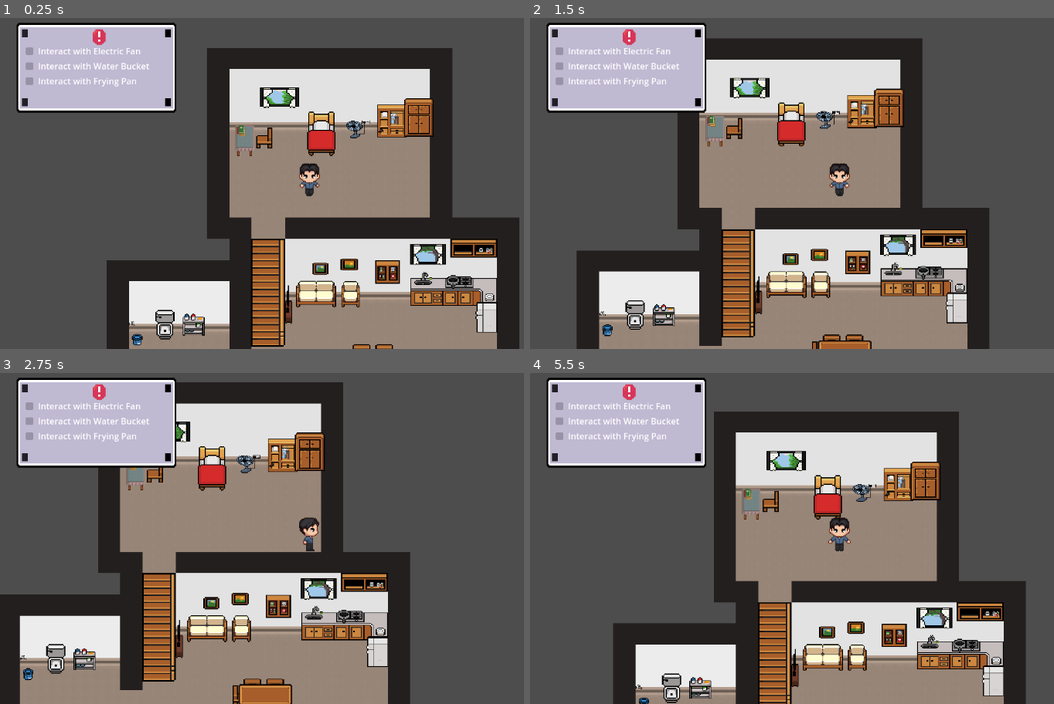
Above: before the commit, frames 1-4 (two rows, left to right).
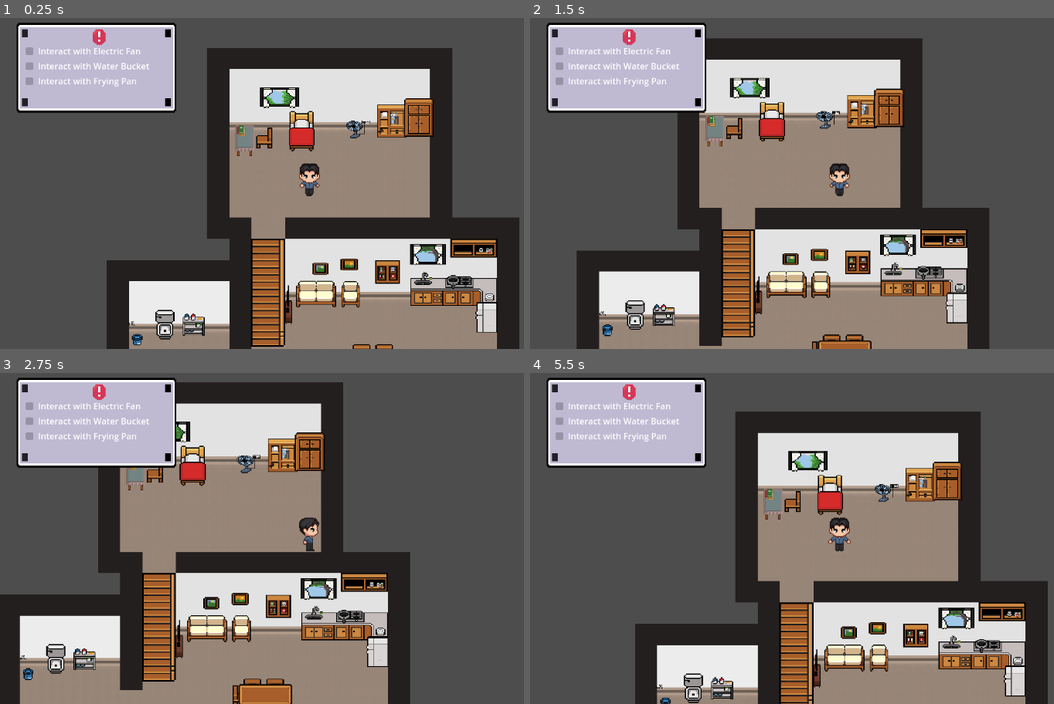
Above: after the commit, the same moments.

Repository: derder811/Disaster_games
Game: Godot game, scene res://GAME_SCENE/first_scenario.tscn
The game is run twice, just before and just after one commit, with the same random seed, the same clock (stepped at 60 frames per second) and the same inputs.
Inputs:
- Up to frame 1 (0.25 s): no input
- Up to frame 2 (1.5 s): tap Enter at 0.5 s; hold D (move_right) 0.53-1.28 s; hold E (interact) 0.53-1.28 s; hold S (move_down) from 1.28 s (still down); tap Space (advance_dialog) at 1.35 s
- Up to frame 3 (2.75 s): tap E (interact) at 1.55 s; release S (move_down) at 2.03 s; hold D (move_right) from 2.03 s (still down); hold E (interact) from 2.03 s (still down)
- Up to frame 4 (5.5 s): release D (move_right) at 2.78 s; release E (interact) at 2.78 s; hold W (move_up) 2.78-3.53 s; tap E (interact) at 2.85, 3.8, 4.35 s; hold Space (advance_dialog) 3.53-4.28 s; hold A (move_left) 3.53-5.03 s; hold S (move_down) from 5.03 s (still down); hold E (interact) from 5.03 s (still down)

The runs differ from the first frame. In frame 1, 1.0% of the frame differs, in the area x 55-65%, y 27-42%; in frame 2, 1.0%; in frame 3, 1.0%; in frame 4, 25%, in the area x 15-99%, y 11-100%.

Commit message:
bed interact

Diff:
--- a/GAME_SCENE/first_scenario.tscn
+++ b/GAME_SCENE/first_scenario.tscn
@@ -15,7 +15,6 @@
 [ext_resource type="PackedScene" uid="uid://cfmugg8jh7hhj" path="res://Scenes/2_chair.tscn" id="17_4ck6m"]
 [ext_resource type="PackedScene" uid="uid://ws6abx78im8f" path="res://Scenes/chair.tscn" id="18_yy4so"]
 [ext_resource type="PackedScene" uid="uid://0mbv1ln2arvy" path="res://Scenes/study_table.tscn" id="19_ghu3s"]
-[ext_resource type="PackedScene" uid="uid://bwmt1oabxccwd" path="res://Scenes/player's_bedroom.tscn" id="20_2t8sg"]
 [ext_resource type="PackedScene" uid="uid://c44aag1m6tyk8" path="res://Scenes/player's_chair.tscn" id="21_e3myo"]
 [ext_resource type="Texture2D" uid="uid://cihjrrah58ihe" path="res://asset/Furnitures/Fan.png" id="22_yq88m"]
 [ext_resource type="Texture2D" uid="uid://b6dxnipmb2tsy" path="res://asset/Furnitures/Socket.png" id="23_g8avo"]
@@ -43,6 +42,7 @@
 [ext_resource type="PackedScene" uid="uid://cj4q0wlj47qeo" path="res://frying_pan.tscn" id="43_ymkvi"]
 [ext_resource type="Texture2D" uid="uid://dpu5w3keqq86m" path="res://asset/Furnitures/Medicine 1.png" id="44_6jkof"]
 [ext_resource type="Texture2D" uid="uid://bdw5rsek1l7v6" path="res://asset/Furnitures/Medicine 2.png" id="45_jn4y4"]
+[ext_resource type="PackedScene" uid="uid://ejjuixy6nsot" path="res://asset/Furnitures/bed.tscn" id="46_1fdyj"]
 [ext_resource type="PackedScene" uid="uid://syisfjs6gwbf" path="res://e_fan.tscn" id="46_nj8df"]
 [ext_resource type="PackedScene" uid="uid://d356xsoo8fmtv" path="res://Scenes/player.tscn" id="46_rfgjq"]
 [ext_resource type="PackedScene" uid="uid://ba5u1mr1tujdf" path="res://quest.tscn" id="47_quest"]
@@ -2270,9 +2270,6 @@
 [node name="StudyTable" parent="." instance=ExtResource("19_ghu3s")]
 position = Vector2(-10, -180)
 
-[node name="Player\'sBedroom" parent="." instance=ExtResource("20_2t8sg")]
-position = Vector2(100, -190)
-
 [node name="Player\'sChair" parent="." instance=ExtResource("21_e3myo")]
 position = Vector2(18, -184)
 
@@ -2419,3 +2416,6 @@
 remote_path = NodePath("../../../Camera2D")
 
 [node name="Quest" parent="." instance=ExtResource("47_quest")]
+
+[node name="BED" parent="." instance=ExtResource("46_1fdyj")]
+position = Vector2(68.9065, -194.161)
--- a/Scenes/player's_bedroom.tscn
+++ b/Scenes/player's_bedroom.tscn
@@ -13,5 +13,4 @@
 
 [node name="CollisionShape2D" type="CollisionShape2D" parent="StaticBody2D"]
 position = Vector2(-1.5212e-05, -7.50081e-05)
-scale = Vector2(1, 1)
 shape = SubResource("RectangleShape2D_vqg0q")
--- a/Scenes/player.tscn
+++ b/Scenes/player.tscn
@@ -146,7 +146,7 @@
 transitions = ["Start", "walk", SubResource("AnimationNodeStateMachineTransition_cvnsp")]
 
 [sub_resource type="CircleShape2D" id="CircleShape2D_vgqql"]
-radius = 68.469
+radius = 48.2597
 
 [node name="Player" type="CharacterBody2D"]
 collision_layer = 2
--- /dev/null
+++ b/asset/Furnitures/bed.gd
@@ -0,0 +1,34 @@
+extends StaticBody2D
+
+@onready var interaction_area = $InteractionArea
+@onready var sprite = $Sprite2D
+
+const lines: Array[String] = [
+	"This is a comfortable bed - essential for rest!",
+	"In an emergency, you can use it to:",
+	"• Get proper rest to maintain energy",
+	"• Stay warm with blankets and pillows",
+	"• Create a safe sleeping area",
+	"• Use bedding for makeshift shelter",
+
+]
+
+func _ready():
+	interaction_area.interact = Callable(self, "_on_interact")
+	interaction_area.action_name = "examine"
+
+func _on_interact():
+	# Safety check for overlapping bodies
+	var overlapping_bodies = interaction_area.get_overlapping_bodies()
+	if overlapping_bodies.size() > 0:
+		sprite.flip_h = overlapping_bodies[0].global_position.x < global_position.x
+
+		# Use the new DialogManager autoload and await completion
+		var dialog_position = global_position + Vector2(0, -50)  # Position dialog above bed
+		await DialogManager.start_dialog(dialog_position, lines)
+
+		# Complete the quest objective for bed interaction
+		var quest_node = get_node("../Quest")
+		if quest_node and quest_node.has_method("on_bed_interaction"):
+			quest_node.on_bed_interaction()
+			print("Bed: Quest objective completed!")
--- /dev/null
+++ b/asset/Furnitures/bed.tscn
@@ -0,0 +1,31 @@
+[gd_scene load_steps=6 format=3 uid="uid://ejjuixy6nsot"]
+
+[ext_resource type="Script" uid="uid://bwr30h2b0bggk" path="res://asset/Furnitures/bed.gd" id="1_w0sfc"]
+[ext_resource type="Texture2D" uid="uid://cw5h0h8te2m6y" path="res://asset/Furnitures/Player's Bedroom.png" id="1_x4ojk"]
+[ext_resource type="PackedScene" uid="uid://d3v5enbqtirae" path="res://asset/Interaction/Interaction Area/interaction_area.tscn" id="2_w0sfc"]
+
+[sub_resource type="CircleShape2D" id="CircleShape2D_w0sfc"]
+radius = 470.84
+
+[sub_resource type="CircleShape2D" id="CircleShape2D_8dqff"]
+radius = 27.2618
+
+[node name="BED" type="StaticBody2D"]
+position = Vector2(124, -252)
+script = ExtResource("1_w0sfc")
+
+[node name="Sprite2D" type="Sprite2D" parent="."]
+position = Vector2(3.00002, -3.05176e-05)
+scale = Vector2(0.0573836, 0.0574056)
+texture = ExtResource("1_x4ojk")
+
+[node name="CollisionShape2D" type="CollisionShape2D" parent="Sprite2D"]
+position = Vector2(17.4263, 17.4204)
+shape = SubResource("CircleShape2D_w0sfc")
+
+[node name="InteractionArea" parent="." instance=ExtResource("2_w0sfc")]
+position = Vector2(0, 1)
+
+[node name="CollisionShape2D" type="CollisionShape2D" parent="InteractionArea"]
+position = Vector2(3, 1)
+shape = SubResource("CircleShape2D_8dqff")
Not shown, added: asset/Furnitures/bed.gd.uid
